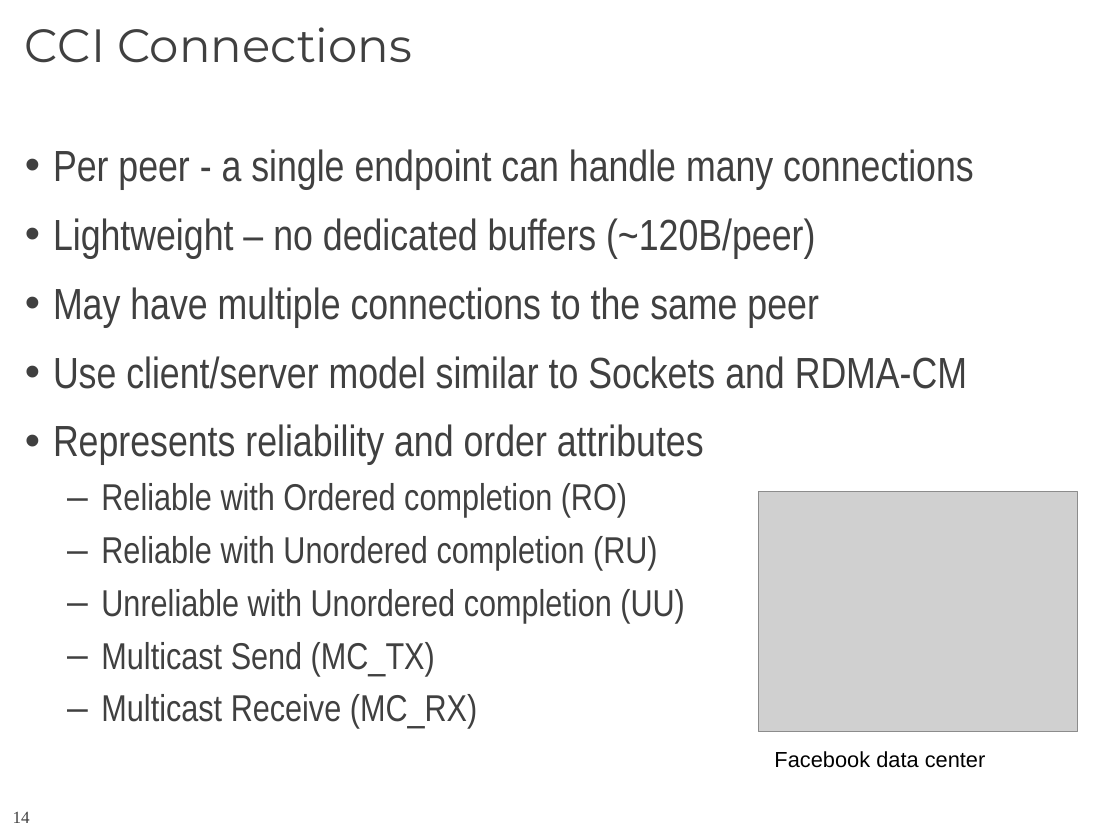
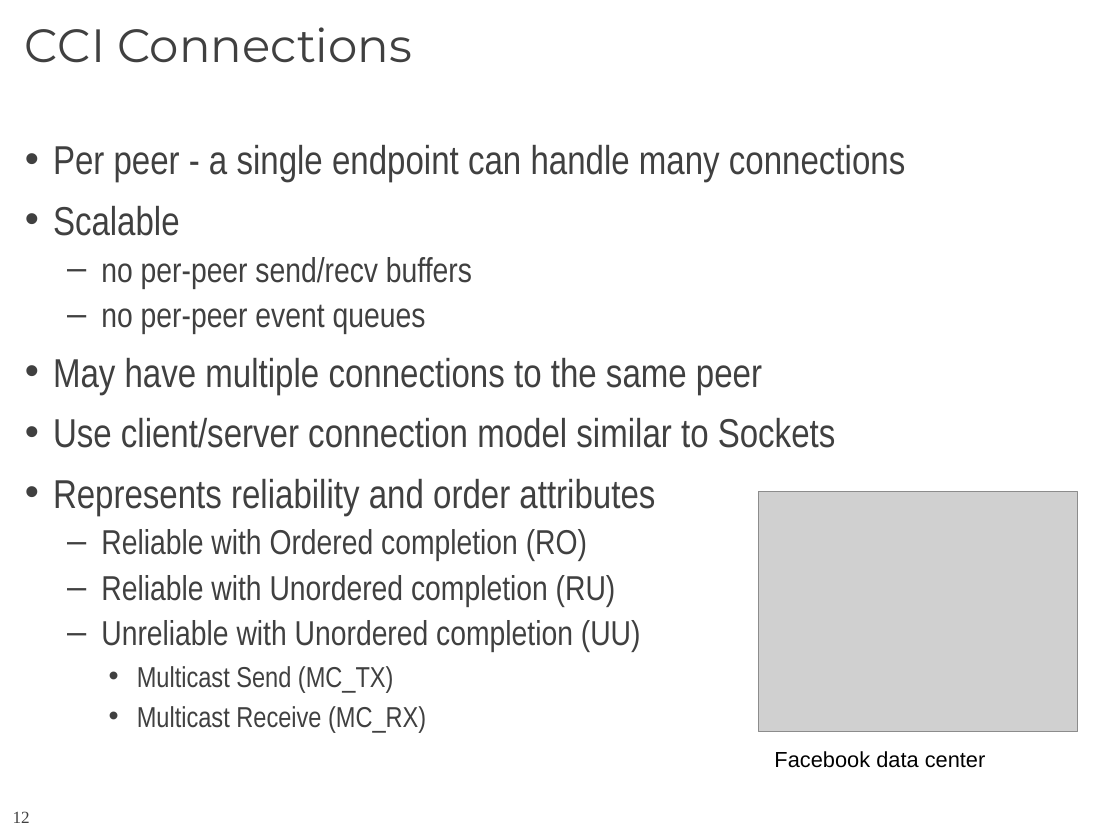
Before and after one commit to CCI/pub, a slide deck: slide 12 of slides/HotI-2011/2011-HotI-CCI-OLCF.pptx (slide 14 before the commit). Drawn at 1120x840 pixels with LibreOffice and Linux fonts; fonts in the diff are those of the drawing; grey boxes stand for pictures; background and template pictures are left out. Boxes give left, top, right and bottom in pixels: in the first picture for what was removed or moved away, otherwise in the second. Text is boxed around its words. In the diff, an @@ line names an element or a change of style, - is before the commit and + after.

```diff
--- a/slides/HotI-2011/2011-HotI-CCI-OLCF.pptx
+++ b/slides/HotI-2011/2011-HotI-CCI-OLCF.pptx
@@ text at (x1=53, y1=145, x2=905, y2=733): size 28 to 25.9 pt in "Per peer - a single endpoint can ...", "May have multiple connections to the same ...", "Represents reliability and order attributes"; size 24 to 22.2 pt in "Reliable with Ordered completion (RO)", "Reliable with Unordered completion (RU)", "Unreliable with Unordered completion (UU)"; size 24 to 18.5 pt in "Multicast Send (MC_TX)", "Multicast Receive (MC_RX)"; line spacing 0.9 to 0.8; bullet – to •; list level 2 to 3 in "Multicast Send (MC_TX)"; list level 2 to 3 in "Multicast Receive (MC_RX)" @@
@@ text at (x1=53, y1=206, x2=472, y2=334): text changed; size 28 to 22.2 pt @@
-• Lightweight – no dedicated buffers (~120B/peer)
+• Scalable
+  – no per-peer send/recv buffers
+  – no per-peer event queues
@@ text at (x1=53, y1=418, x2=836, y2=448): text changed; size 28 to 25.9 pt @@
-• Use client/server model similar to Sockets and RDMA-CM
+• Use client/server connection model similar to Sockets
@@ page number at (x1=13, y1=811, x2=30, y2=823): text changed @@
-14
+12
```
Also in this commit, not shown: 8 other slides changed, 2 slides added, 3 slides removed.
